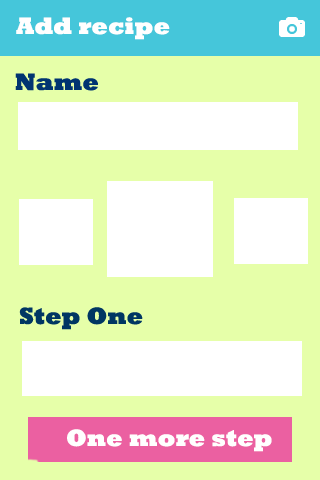
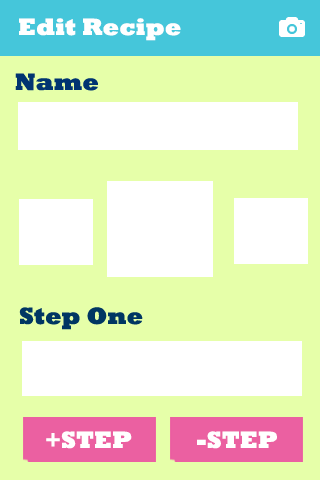
Before/after of a (320, 480) layered artwork. What changed in the layer stack:
added layer "-STEP" above "+STEP" over (197, 431, 277, 449)
added layer "+STEP" above "Layer 4" over (46, 431, 132, 449)
removed layer "One more step" over (67, 429, 272, 452)
added layer "lessStep" above "Layer 1 copy" over (170, 417, 303, 462)
painted on "Layer 1 copy" over (23, 417, 277, 462)
renamed "Add recipe" to "Edit Recipe", painted on it over (16, 17, 181, 41)
